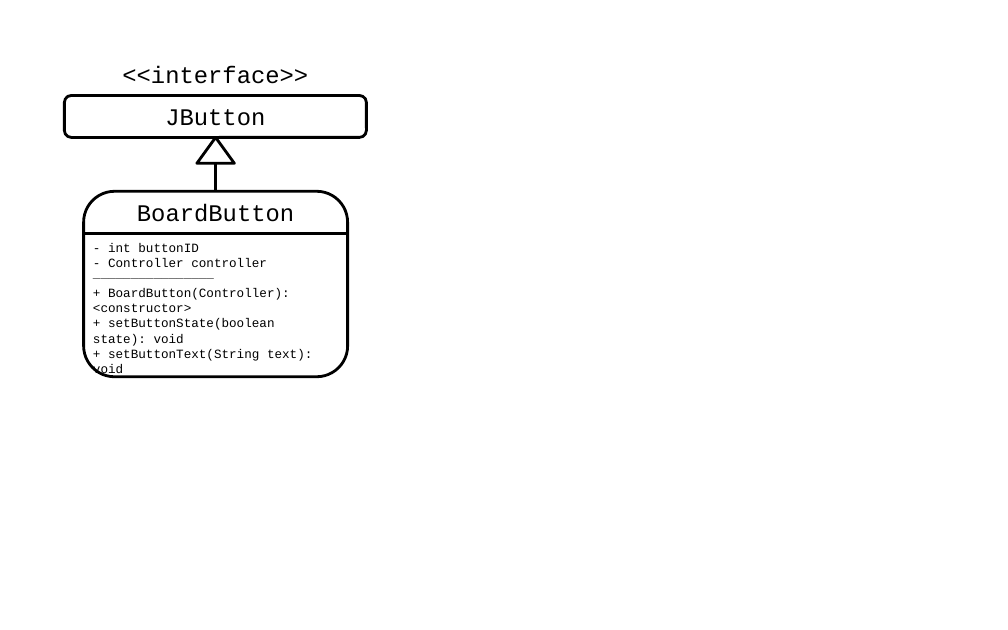
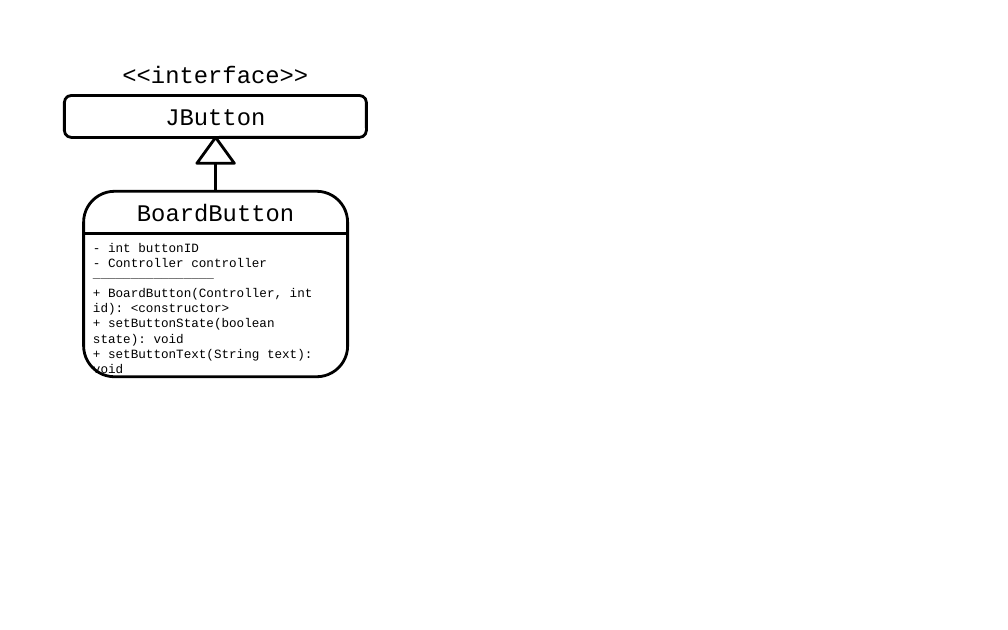
Before and after one commit to aemreunal/CS320-Project1-TicTacToe, a slide deck: slide 3 of Class UML diagrams/Controller.pptx. Drawn at 1008x630 pixels with LibreOffice and Linux fonts; fonts in the diff are those of the drawing. Boxes give left, top, right and bottom in pixels: in the first picture for what was removed or moved away, otherwise in the second. Text is boxed around its words. In the diff, an @@ line names an element or a change of style, - is before the commit and + after.

Commit message:
Update controller class diagram

```diff
--- a/Class UML diagrams/Controller.pptx
+++ b/Class UML diagrams/Controller.pptx
@@ text at bbox=[93, 288, 313, 315]: text changed @@
-+ BoardButton(Controller): <constructor>
++ BoardButton(Controller, int id): <constructor>
```
Also in this commit, not shown: 1 other file.
